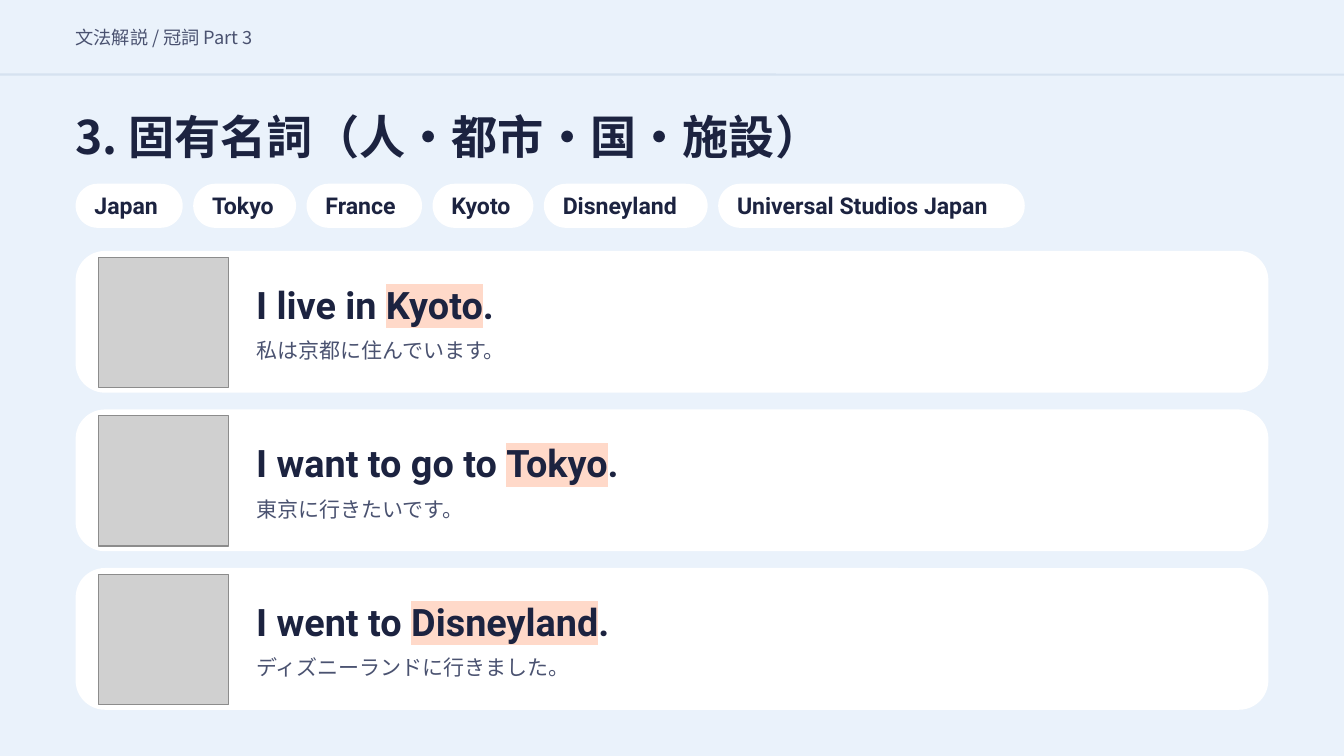
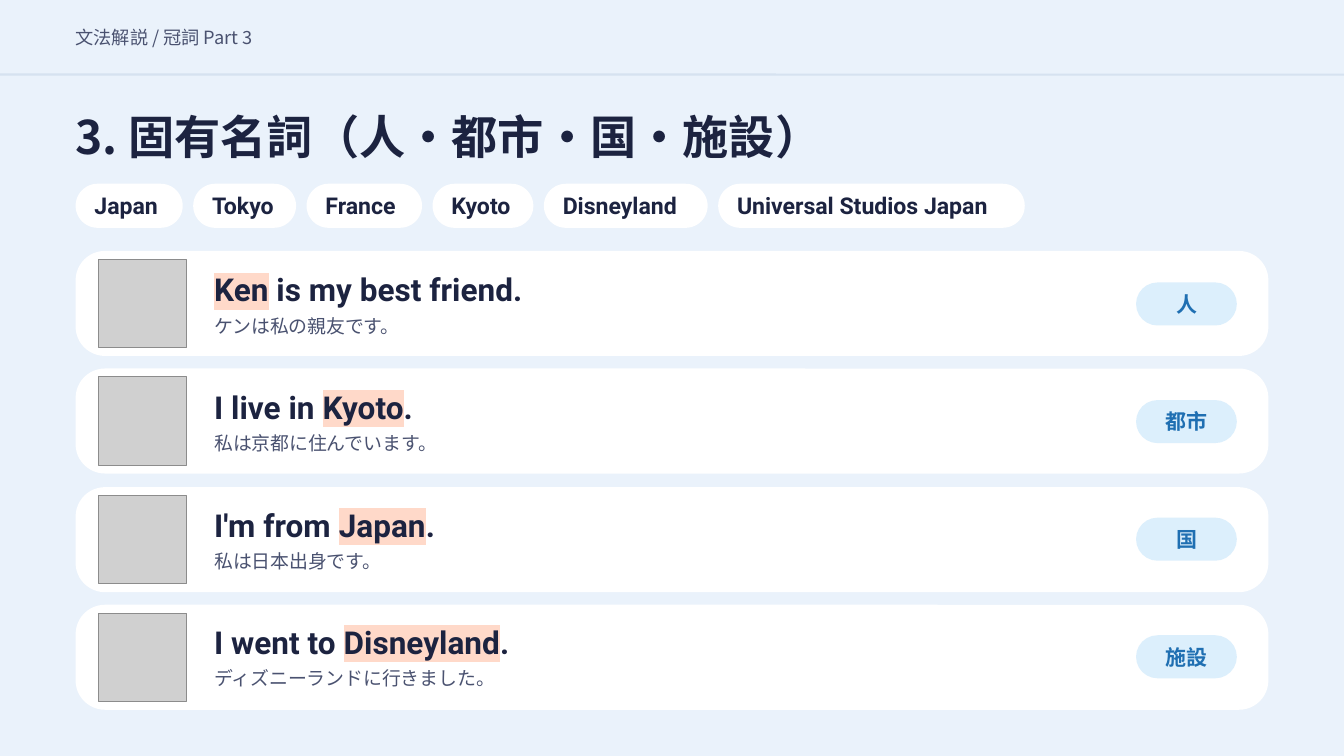
Before and after one commit to hinakajisaki-dev/hina-english, a slide deck: slide 13 of matome/articles-3/articles-3-slides.pptx (slide 11 before the commit). Drawn at 1344x756 pixels with LibreOffice and Linux fonts; fonts in the diff are those of the drawing; grey boxes stand for pictures. Boxes give left, top, right and bottom in pixels: in the first picture for what was removed or moved away, otherwise in the second. Text is boxed around its words. In the diff, an @@ line names an element or a change of style, - is before the commit and + after.

```diff
--- a/matome/articles-3/articles-3-slides.pptx
+++ b/matome/articles-3/articles-3-slides.pptx
@@ rounded rectangle: place and size @@
-rounded rectangle at box(76, 251, 1268, 393)
+rounded rectangle at box(76, 251, 1268, 356)
@@ picture added at box(99, 259, 188, 348) @@
@@ text added at box(214, 277, 522, 308), 22.5 pt, text #1C2340, bold @@
+Ken is my best friend.
@@ rounded rectangle added at box(1136, 282, 1237, 326), fill #DCEFFC @@
@@ text added at box(1177, 294, 1198, 314), 15 pt, text #1F6FB2, bold @@
+人
@@ text added at box(214, 317, 400, 335), 13.5 pt, text #4A5270 @@
+ケンは私の親友です。
@@ proportions changed in 3 elements at box(76, 251, 1268, 356), box(76, 605, 1268, 710), box(76, 369, 1268, 474) @@
@@ rounded rectangle: place and size @@
-rounded rectangle at box(76, 409, 1268, 552)
+rounded rectangle at box(76, 369, 1268, 474)
@@ picture: place and size @@
-picture at box(99, 257, 229, 387)
+picture at box(99, 377, 188, 466)
@@ text "I live in Kyoto." at box(214, 390, 413, 426): size 27 to 22.5 pt @@
@@ text "I live in Kyoto.": place and size @@
-text "I live in Kyoto." at box(256, 284, 494, 328)
+text "I live in Kyoto." at box(214, 390, 413, 426)
@@ picture removed at box(99, 415, 229, 545) @@
@@ rounded rectangle added at box(1136, 400, 1237, 444), fill #DCEFFC @@
@@ text added at box(1165, 411, 1207, 431), 15 pt, text #1F6FB2, bold @@
+都市
@@ text "私は京都に住んでいます。" at box(214, 434, 437, 452): size 15 to 13.5 pt @@
@@ text "私は京都に住んでいます。": place and size @@
-text "私は京都に住んでいます。" at box(256, 340, 505, 360)
+text "私は京都に住んでいます。" at box(214, 434, 437, 452)
@@ text removed at box(256, 443, 618, 487) @@
-I want to go to Tokyo.
@@ rounded rectangle added at box(76, 487, 1268, 592), fill #FFFFFF @@
@@ picture added at box(99, 496, 188, 585) @@
@@ text added at box(214, 508, 435, 544), 22.5 pt, text #1C2340, bold @@
+I'm from Japan.
@@ text removed at box(256, 499, 463, 519) @@
-東京に行きたいです。
@@ rounded rectangle added at box(1136, 518, 1237, 562), fill #DCEFFC @@
@@ text added at box(1177, 526, 1198, 552), 15 pt, text #1F6FB2, bold @@
+国
@@ text added at box(214, 552, 381, 570), 13.5 pt, text #4A5270 @@
+私は日本出身です。
@@ rounded rectangle: place and size @@
-rounded rectangle at box(76, 569, 1268, 711)
+rounded rectangle at box(76, 605, 1268, 710)
@@ picture: place and size @@
-picture at box(99, 575, 229, 705)
+picture at box(99, 613, 188, 702)
@@ text "I went to Disneyland.": place and size @@
-text "I went to Disneyland." at box(256, 602, 609, 646)
+text "I went to Disneyland." at box(214, 626, 510, 662)
@@ text "I went to Disneyland." at box(214, 626, 510, 662): size 27 to 22.5 pt @@
@@ rounded rectangle added at box(1136, 635, 1237, 679), fill #DCEFFC @@
@@ text added at box(1165, 647, 1207, 667), 15 pt, text #1F6FB2, bold @@
+施設
@@ text "ディズニーランドに行きました。": place and size @@
-text "ディズニーランドに行きました。" at box(256, 657, 569, 677)
+text "ディズニーランドに行きました。" at box(214, 669, 495, 687)
@@ text "ディズニーランドに行きました。" at box(214, 669, 495, 687): size 15 to 13.5 pt @@
```
Also in this commit, not shown: 5 other slides changed, 5 slides added, 24 other files.
